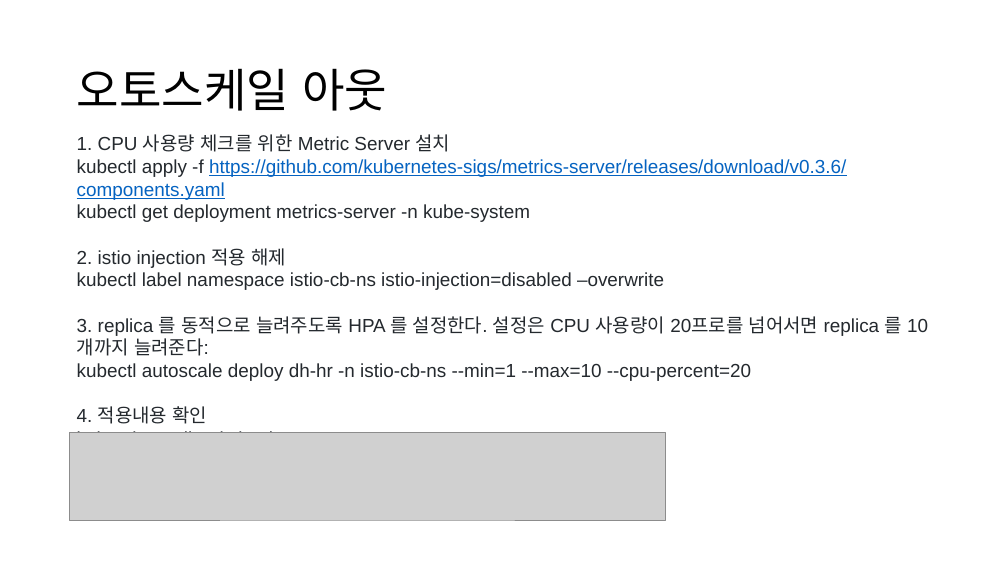
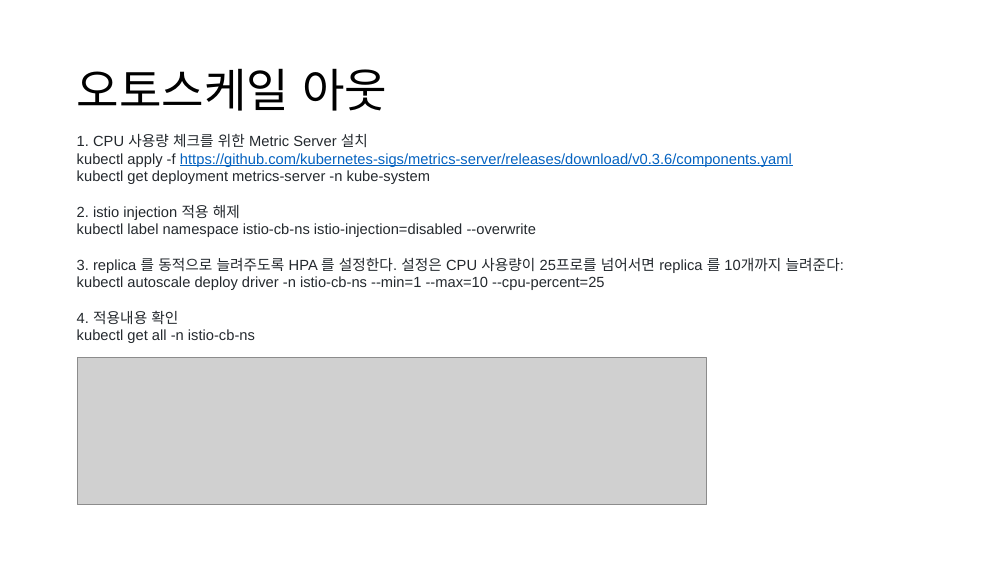
Before and after one commit to eoboon/DCNA-AWS, a slide deck: slide 36 of hTaxi_v0.2.pptx (slide 42 before the commit). Drawn at 1008x567 pixels with LibreOffice and Linux fonts; fonts in the diff are those of the drawing; grey boxes stand for pictures. Boxes give left, top, right and bottom in pixels: in the first picture for what was removed or moved away, otherwise in the second. Text is boxed around its words. In the diff, an @@ line names an element or a change of style, - is before the commit and + after.

```diff
--- a/hTaxi_v0.2.pptx
+++ b/hTaxi_v0.2.pptx
@@ text at bbox=[77, 134, 792, 343]: size 18 to 14 pt in "1. CPU 사용량 체크를 위한 Metric Server ...", "kubectl apply -f https://github.com/kubernetes-sigs/metrics- ...", "kubectl get deployment metrics-server -n kube-system", "2. istio injection 적용 해제" and 2 more places @@
@@ text at bbox=[77, 223, 844, 290]: text changed; size 18 to 14 pt @@
-kubectl label namespace istio-cb-ns istio-injection=disabled –overwrite
-3. replica 를 동적으로 늘려주도록 HPA 를 설정한다. 설정은 CPU 사용량이 20프로를 넘어서면 replica 를 10개까지 늘려준다:
-kubectl autoscale deploy dh-hr -n istio-cb-ns --min=1 --max=10 --cpu-percent=20
+kubectl label namespace istio-cb-ns istio-injection=disabled --overwrite
+3. replica 를 동적으로 늘려주도록 HPA 를 설정한다. 설정은 CPU 사용량이 25프로를 넘어서면 replica 를 10개까지 늘려준다:
+kubectl autoscale deploy driver -n istio-cb-ns --min=1 --max=10 --cpu-percent=25
@@ picture added at bbox=[77, 358, 706, 505] @@
@@ picture removed at bbox=[70, 433, 666, 520] @@
```
Also in this commit, not shown: 7 other slides changed, 2 slides added, 4 slides removed, 3 other files.
